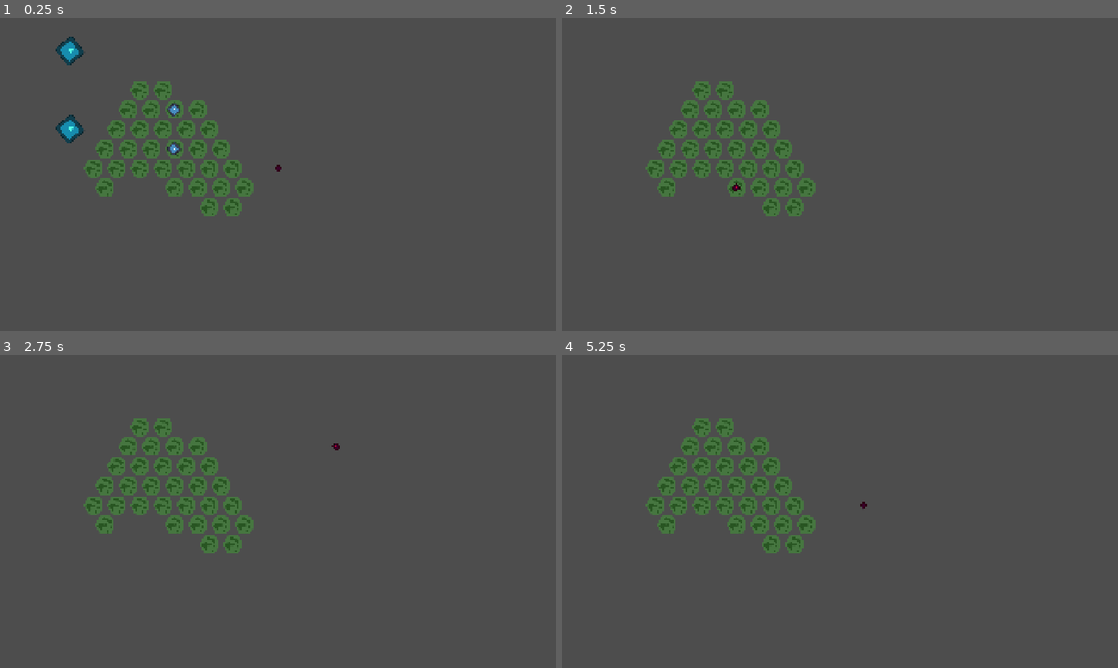
Above: before the commit, frames 1-4 (two rows, left to right).
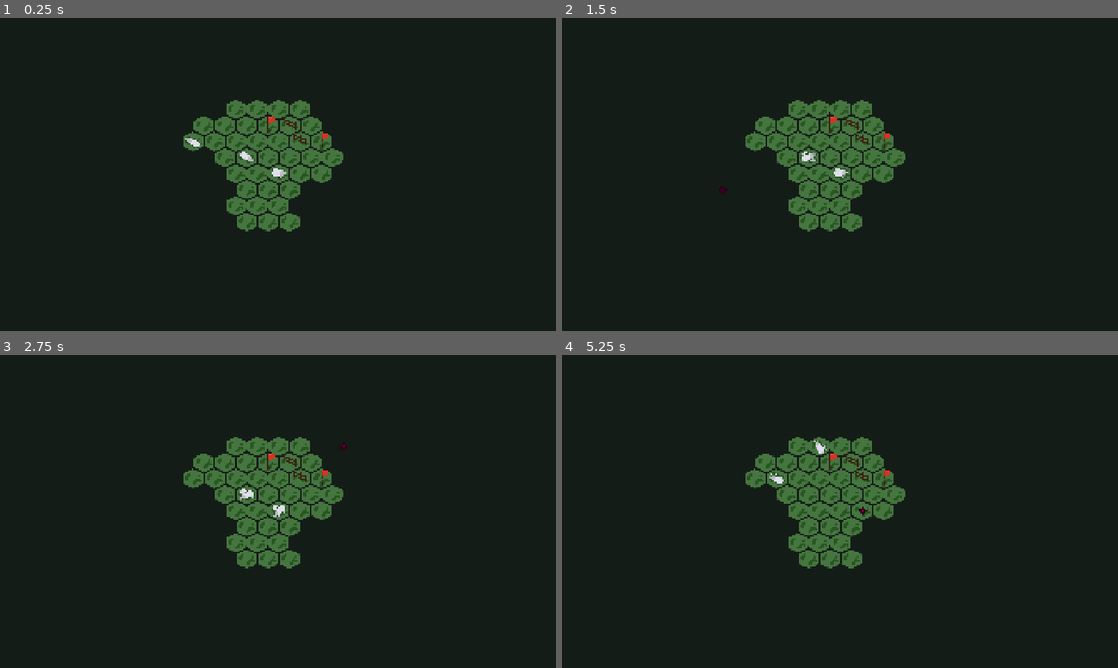
Above: after the commit, the same moments.

Repository: zunda-arrow/Sheep
Game: Godot game, scene res://game.tscn
The game is run twice, just before and just after one commit, with the same random seed, the same clock (stepped at 60 frames per second) and the same inputs. The engine's default icon, where the game draws it, is replaced by a stand-in: a white triangle on a blue panel in a dark square.
Inputs (mouse positions are in pixels of both pictures, inside the frame that each line leads up to):
- Up to frame 1 (0.25 s): no input
- Up to frame 2 (1.5 s): tap Enter at 0.5 s; move the mouse to (962, 158) at 0.52 s; click (962, 158) at 0.67 s; tap Space at 1.25 s; move the mouse to (728, 190) at 1.27 s; click (728, 190) at 1.42 s
- Up to frame 3 (2.75 s): tap Enter at 2 s; move the mouse to (333, 442) at 2.02 s; click (333, 442) at 2.17 s
- Up to frame 4 (5.25 s): tap Space at 2.75, 4.25 s; move the mouse to (812, 574) at 2.77 s; click (812, 574) at 2.92 s; tap Enter at 3.5 s; move the mouse to (1006, 558) at 3.52 s; click (1006, 558) at 3.67 s; move the mouse to (673, 464) at 4.27 s; click (673, 464) at 4.42 s; move the mouse to (867, 511) at 5.02 s; click (867, 511) at 5.17 s

The runs differ from the first frame. In frame 1, 99% of the frame differs, in the area x 0-100%, y 0-100%; in frame 2, 99%; in frame 3, 99%; in frame 4, 99%.

Commit message:
preview sheep

Diff:
--- a/game.gd
+++ b/game.gd
@@ -19,26 +19,33 @@
 		var pos = $MouseClicked.move($TileMap, mouse_pos)
 		$MouseClicked.position = $TileMap.map_to_local(pos)
 
-		var goto = truck_go_to($TileMap.map_to_local(mouse_pos), $TileMap.map_to_local(sheep.pos))
-		sheep.preview($TileMap.local_to_map(goto))
+		var info = truck_go_to($TileMap.map_to_local(mouse_pos), $TileMap.map_to_local(sheep.pos))
+		sheep.preview($TileMap.local_to_map(info[0]), info[1])
 
 func _input(event: InputEvent) -> void:
 	if event is InputEventMouseButton and event.is_pressed():
+		mouse_pos = $TileMap.local_to_map($TileMap.get_local_mouse_position())
 		for sheep in sheepen:
-			sheep.go($TileMap.local_to_map(truck_go_to(get_local_mouse_position(), $TileMap.map_to_local(sheep.pos))))
+			var info = truck_go_to($TileMap.map_to_local(mouse_pos), $TileMap.map_to_local(sheep.pos))
+			sheep.go($TileMap.local_to_map(info[0]), info[1])
 
-func truck_go_to(mouse_pos: Vector2, truck_pos: Vector2) -> Vector2:
-	var angle_to_truck = mouse_pos.angle_to(truck_pos)
+func truck_go_to(mouse_pos: Vector2, truck_pos: Vector2) -> Array:
+	var angle_to_truck = (truck_pos - mouse_pos).angle()
 
 	var new_vec = (truck_pos - mouse_pos).normalized()
 
 	var d = sqrt(mouse_pos.distance_squared_to(truck_pos))
-	var dist = d
+
+	var max_dist = 300;
+	if d > max_dist:
+		d = max_dist
+
+	var dist = max_dist - d
 
 	var x = new_vec.x * dist
 	var y = new_vec.y * dist
 
-	return Vector2(
+	return [Vector2(
 		truck_pos.x + x,
 		truck_pos.y + y,
-	)
+	), angle_to_truck]
--- a/game.tscn
+++ b/game.tscn
@@ -1,28 +1,55 @@
-[gd_scene load_steps=8 format=3 uid="uid://4wv1m2pigswx"]
+[gd_scene load_steps=15 format=3 uid="uid://4wv1m2pigswx"]
 
 [ext_resource type="Script" uid="uid://lmcihwyr16ob" path="res://game.gd" id="1_80nbo"]
 [ext_resource type="Texture2D" uid="uid://b5xt2jac1shhj" path="res://grass1.png" id="2_7jktm"]
 [ext_resource type="Texture2D" uid="uid://cjnobcrj0ht66" path="res://icon.svg" id="2_e2o6t"]
 [ext_resource type="Script" uid="uid://cc12my3fudb5h" path="res://mouse_clicked.gd" id="3_fc0e3"]
+[ext_resource type="Texture2D" uid="uid://b6l5nn3pv3nc4" path="res://fence.png" id="3_j5wjh"]
 [ext_resource type="Script" uid="uid://rr2x0k14x7pc" path="res://sheep.gd" id="4_fc0e3"]
+[ext_resource type="Texture2D" uid="uid://i0i1nkqqic8a" path="res://flagpost.png" id="4_vef74"]
+[ext_resource type="Texture2D" uid="uid://bf4untoam7oaj" path="res://sheep.png" id="5_ryrav"]
+
+[sub_resource type="Gradient" id="Gradient_ryrav"]
+colors = PackedColorArray(0.0823529, 0.109804, 0.0901961, 1, 0.0823529, 0.109804, 0.0901961, 1)
+
+[sub_resource type="GradientTexture1D" id="GradientTexture1D_eow3j"]
+gradient = SubResource("Gradient_ryrav")
 
 [sub_resource type="TileSetAtlasSource" id="TileSetAtlasSource_ryrav"]
+resource_name = "Grass"
 texture = ExtResource("2_7jktm")
-texture_region_size = Vector2i(64, 64)
+texture_region_size = Vector2i(70, 64)
+0:0/0 = 0
+
+[sub_resource type="TileSetAtlasSource" id="TileSetAtlasSource_eow3j"]
+texture = ExtResource("3_j5wjh")
+texture_region_size = Vector2i(70, 64)
+0:0/0 = 0
+
+[sub_resource type="TileSetAtlasSource" id="TileSetAtlasSource_j5wjh"]
+texture = ExtResource("4_vef74")
+texture_region_size = Vector2i(70, 64)
 0:0/0 = 0
 
 [sub_resource type="TileSet" id="TileSet_mwb40"]
 tile_shape = 3
-tile_size = Vector2i(80, 90)
-sources/0 = SubResource("TileSetAtlasSource_ryrav")
+tile_size = Vector2i(74, 74)
+sources/1 = SubResource("TileSetAtlasSource_ryrav")
+sources/2 = SubResource("TileSetAtlasSource_eow3j")
+sources/3 = SubResource("TileSetAtlasSource_j5wjh")
 
 [node name="Node2D" type="Node2D"]
 script = ExtResource("1_80nbo")
 
+[node name="Sprite2D" type="Sprite2D" parent="."]
+position = Vector2(1085.44, 547)
+scale = Vector2(9.37431, 1294)
+texture = SubResource("GradientTexture1D_eow3j")
+
 [node name="TileMap" type="TileMap" parent="."]
 tile_set = SubResource("TileSet_mwb40")
 format = 2
-layer_0/tile_data = PackedInt32Array(262149, 0, 0, 327684, 0, 0, 393220, 0, 0, 458755, 0, 0, 262150, 0, 0, 196614, 0, 0, 262152, 0, 0, 327688, 0, 0, 327687, 0, 0, 327686, 0, 0, 262151, 0, 0, 196613, 0, 0, 327685, 0, 0, 393222, 0, 0, 393223, 0, 0, 393224, 0, 0, 393225, 0, 0, 458761, 0, 0, 524298, 0, 0, 589833, 0, 0, 589832, 0, 0, 524296, 0, 0, 458760, 0, 0, 458759, 0, 0, 524295, 0, 0, 524297, 0, 0, 458758, 0, 0, 458757, 0, 0, 458756, 0, 0, 524292, 0, 0, 393221, 0, 0)
+layer_0/tile_data = PackedInt32Array(524298, 1, 0, 589834, 1, 0, 589835, 1, 0, 589836, 1, 0, 524300, 1, 0, 524299, 1, 0, 458762, 1, 0, 393227, 1, 0, 458763, 1, 0, 458764, 1, 0, 524301, 1, 0, 589837, 1, 0, 524302, 1, 0, 458765, 2, 0, 393229, 2, 0, 393228, 3, 0, 327692, 1, 0, 327693, 1, 0, 393230, 1, 0, 458766, 3, 0, 524303, 1, 0, 589838, 1, 0, 655372, 1, 0, 720908, 1, 0, 720907, 1, 0, 720906, 1, 0, 655371, 1, 0, 655373, 1, 0, 786444, 1, 0, 786445, 1, 0, 786443, 1, 0, 327691, 1, 0, 327690, 1, 0, 393226, 1, 0, 458761, 1, 0, 393225, 1, 0, 458760, 1, 0)
 
 [node name="MouseClicked" type="Sprite2D" parent="."]
 modulate = Color(0.799517, 0, 0.213619, 1)
@@ -33,27 +60,19 @@
 script = ExtResource("3_fc0e3")
 
 [node name="Sheep2" type="Sprite2D" parent="."]
-position = Vector2(602, 449)
-rotation = 0.894374
-scale = Vector2(0.285985, 0.285985)
-texture = ExtResource("2_e2o6t")
+position = Vector2(855, 480)
+texture = ExtResource("5_ryrav")
 script = ExtResource("4_fc0e3")
 
 [node name="SheepGoTo" type="Sprite2D" parent="Sheep2"]
 visible = false
-modulate = Color(0.321256, 1, 0.909609, 1)
-scale = Vector2(2.10002, 2.10002)
-texture = ExtResource("2_e2o6t")
+texture = ExtResource("5_ryrav")
 
 [node name="Sheep" type="Sprite2D" parent="."]
-position = Vector2(609, 315)
-rotation = 0.894374
-scale = Vector2(0.285985, 0.285985)
-texture = ExtResource("2_e2o6t")
+position = Vector2(964, 537)
+texture = ExtResource("5_ryrav")
 script = ExtResource("4_fc0e3")
 
 [node name="SheepGoTo" type="Sprite2D" parent="Sheep"]
 visible = false
-modulate = Color(0.321256, 1, 0.909609, 1)
-scale = Vector2(2.10002, 2.10002)
-texture = ExtResource("2_e2o6t")
+texture = ExtResource("5_ryrav")
--- a/sheep.gd
+++ b/sheep.gd
@@ -8,12 +8,16 @@
 	position = $"../TileMap".map_to_local(pos)
 	$SheepGoTo.visible = true
 
-func go(to: Vector2i):
+func go(to: Vector2i, angle: float):
 	pos = to
 	position = $"../TileMap".map_to_local(to)
 
-func preview(to: Vector2):
+func preview(to: Vector2, angle: float):
 	$"SheepGoTo".global_position = $"../TileMap".map_to_local(to)
+	$SheepGoTo.rotation = rotate_sheep(angle)
+
+func rotate_sheep(facing: float):
+	return facing - (PI / 6)
 
 func move(tilemap: TileMap, to: Vector2):
 	pos = to
Binary file added: fence.png
Not shown, added: fence.png.import
Binary file added: flagpost.png
Not shown, added: flagpost.png.import
Binary file added: goal.png
Not shown, added: goal.png.import
Binary file changed: grass1.png
